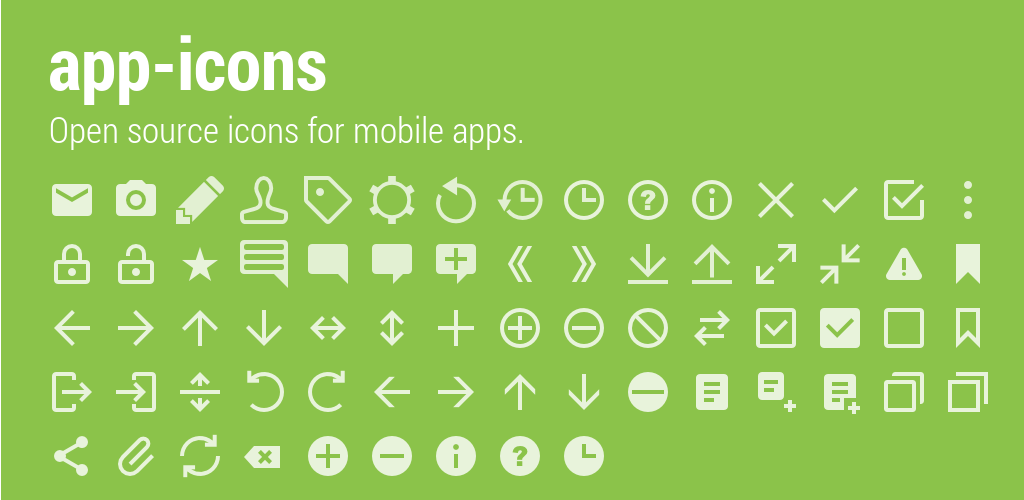
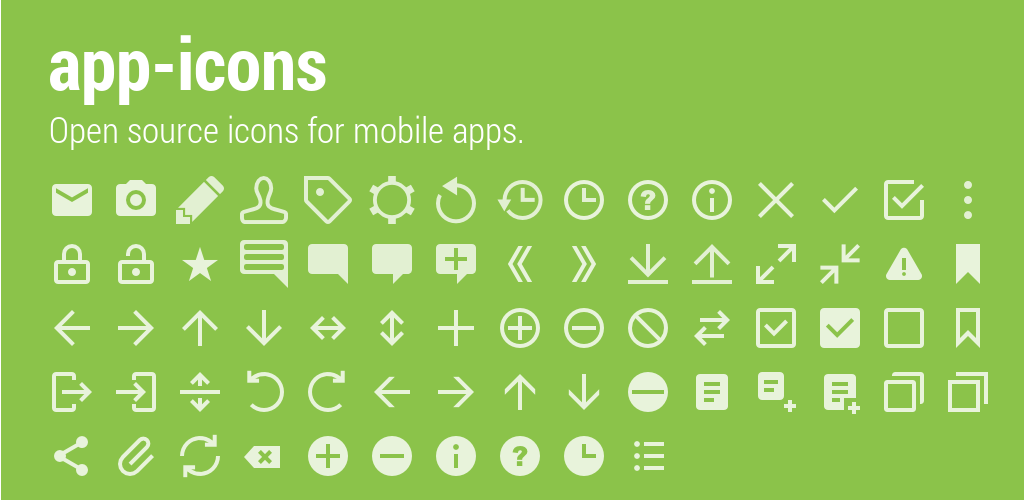
Comparing the layer stacks of the two 1024x500 images. Changes:
added layer "ic_action_list.png" in group "icons" over [left=634, top=441, right=664, bottom=471]
